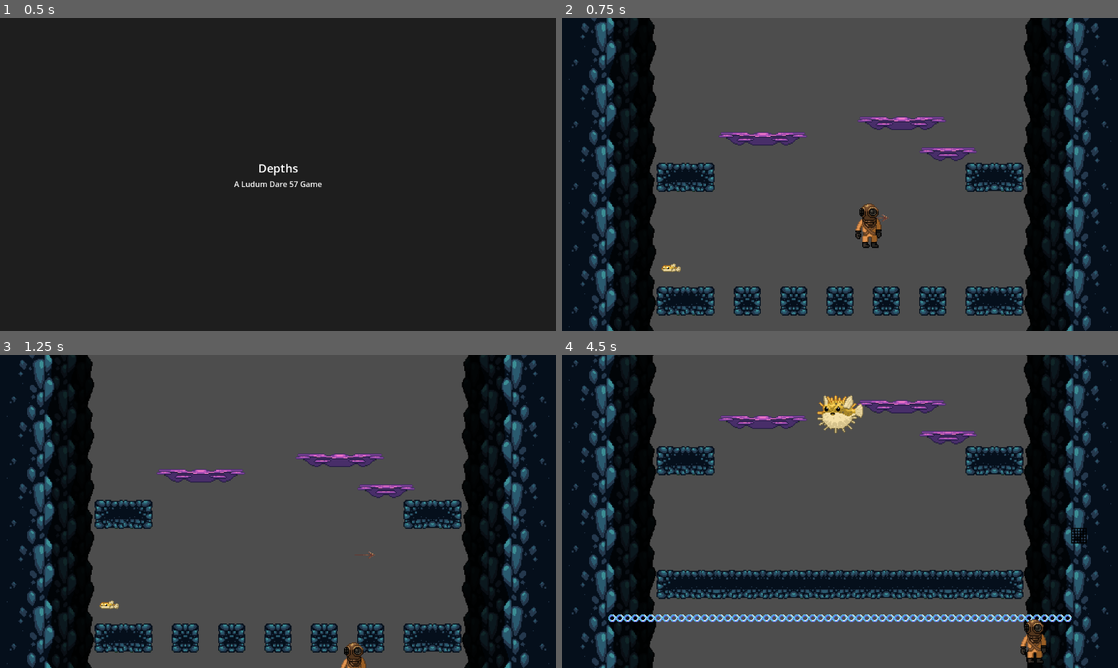
Above: before the commit, frames 1-4 (two rows, left to right).
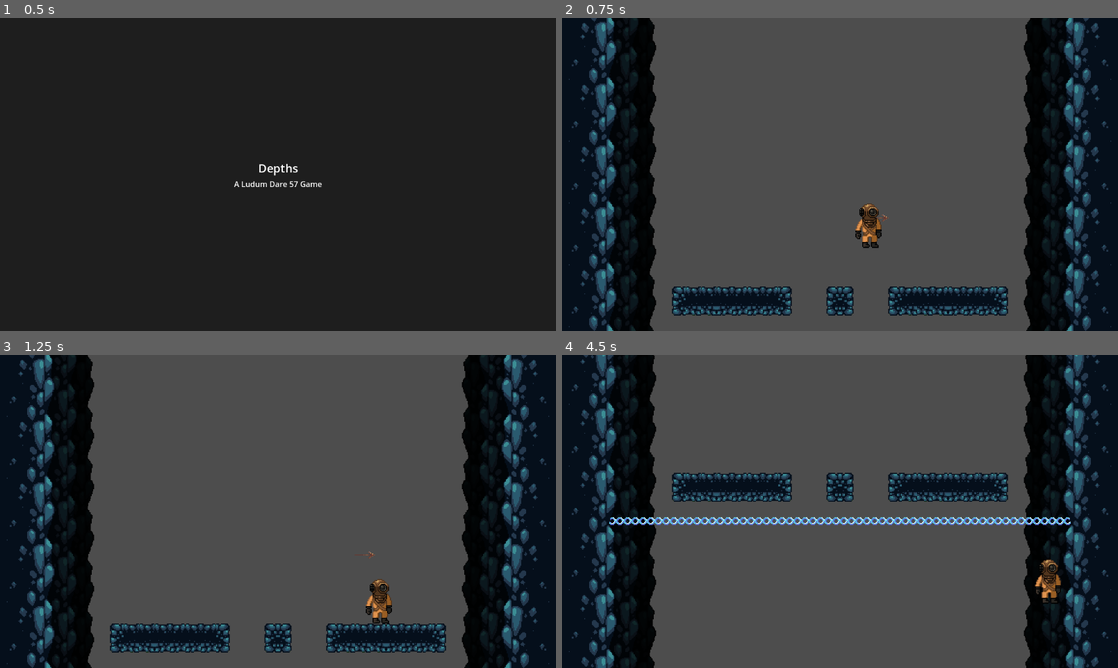
Above: after the commit, the same moments.

Repository: teamjakojaannos/ld57-depths
Game: Godot game, scene res://main.tscn
Same seed, same stepped clock (60 frames per second), same inputs: the game is played once before the commit and once after it.
Inputs:
- Up to frame 1 (0.5 s): no input
- Up to frame 2 (0.75 s): tap Enter (ui_accept) at 0.5 s; hold Right (right) from 0.53 s (still down); hold Z (attack_1) from 0.53 s (still down)
- Up to frame 3 (1.25 s): keep holding Right (right); keep holding Z (attack_1); tap Space (jump) at 0.77 s
- Up to frame 4 (4.5 s): release Z (attack_1) at 1.28 s; tap X (attack_2) at 1.35, 2.85, 4.35 s; tap Space (jump) at 1.52, 3.02, 3.77 s; release Right (right) at 2.03 s; hold Left (left) 2.03-2.78 s; hold Z (attack_1) 2.03-2.78 s; hold Right (right) 2.78-4.28 s; hold Z (attack_1) 3.53-4.28 s; hold Left (left) from 4.28 s (still down)

Frame 1 is identical in both runs. In frame 2, 6.8% of the frame differs, in the area x 17-83%, y 31-96%; in frame 3, 7.5%; in frame 4, 26%, in the area x 1-99%, y 0-100%.

Commit message:
pretentious objective overlay

Diff:
--- a/characters/player.gd
+++ b/characters/player.gd
@@ -2,7 +2,7 @@
 extends CharacterBody2D
 
 const SPEED = 150.0
-const JUMP_VELOCITY = -150.0
+const JUMP_VELOCITY = -250.0
 
 @export var max_hp = 10
 var hp = max_hp
--- a/levels/endless_level.gd
+++ b/levels/endless_level.gd
@@ -33,7 +33,7 @@
 	current_level = $Level
 	current_level.Finished.connect(next_level)
 
-	_generate_level.call_deferred(current_level)
+	# _generate_level.call_deferred(current_level)
 
 func _generate_level(level: Level) -> void:
 	level.generate(level_part_prefabs, enemy_prefabs)
@@ -73,6 +73,8 @@
 	transition.tween_property(Globals, "depth", Globals.depth + _level_height_total, transition_duration)
 	transition.tween_property(player, "position", player_goal_position, transition_duration)
 
+	$"../Overlay/ObjectiveOverlay".show_objective("KILL", "EVERY", "FISH")
+
 	await transition.finished
 
 	var old_level = current_level
--- a/levels/game.tscn
+++ b/levels/game.tscn
@@ -9,7 +9,10 @@
 [ext_resource type="PackedScene" uid="uid://c7cixyoixeqxe" path="res://characters/player.tscn" id="4_vpik0"]
 [ext_resource type="PackedScene" uid="uid://daf4ocofnmlcr" path="res://levels/generation/templates/platform_04.tscn" id="5_y7kp8"]
 [ext_resource type="Script" uid="uid://jcukg176hd42" path="res://levels/background.gd" id="10_yyd14"]
+[ext_resource type="Script" uid="uid://c7m15n72b5j4x" path="res://ui/objective_overlay.gd" id="11_5ycdb"]
 [ext_resource type="Texture2D" uid="uid://cka8hukkpfe5b" path="res://levels/wall.png" id="11_6f163"]
+[ext_resource type="Script" uid="uid://cb1rx1hhctwpd" path="res://ui/objective_label.gd" id="11_ughyh"]
+[ext_resource type="FontFile" uid="uid://bc6khdc35fsy" path="res://fonts/gothic_pixel/gothic_pixel.ttf" id="12_yyd14"]
 
 [sub_resource type="TileSetAtlasSource" id="TileSetAtlasSource_p0d6h"]
 texture = ExtResource("11_6f163")
@@ -23,6 +26,174 @@
 tile_size = Vector2i(64, 64)
 sources/0 = SubResource("TileSetAtlasSource_p0d6h")
 
+[sub_resource type="LabelSettings" id="LabelSettings_y7kp8"]
+font = ExtResource("12_yyd14")
+font_size = 48
+font_color = Color(0.57, 0.1425, 0.1425, 1)
+outline_size = 4
+outline_color = Color(0, 0, 0, 1)
+shadow_size = 8
+shadow_color = Color(0.24, 0, 0, 0.443137)
+shadow_offset = Vector2(2, 2)
+
+[sub_resource type="Animation" id="Animation_ughyh"]
+length = 0.001
+tracks/0/type = "value"
+tracks/0/imported = false
+tracks/0/enabled = true
+tracks/0/path = NodePath("ObjectiveOverlay/VBoxContainer/ObjectiveLine1:modulate")
+tracks/0/interp = 1
+tracks/0/loop_wrap = true
+tracks/0/keys = {
+"times": PackedFloat32Array(0),
+"transitions": PackedFloat32Array(1),
+"update": 0,
+"values": [Color(1, 1, 1, 1)]
+}
+tracks/1/type = "value"
+tracks/1/imported = false
+tracks/1/enabled = true
+tracks/1/path = NodePath("ObjectiveOverlay/VBoxContainer/ObjectiveLine2:modulate")
+tracks/1/interp = 1
+tracks/1/loop_wrap = true
+tracks/1/keys = {
+"times": PackedFloat32Array(0),
+"transitions": PackedFloat32Array(1),
+"update": 0,
+"values": [Color(1, 1, 1, 1)]
+}
+tracks/2/type = "value"
+tracks/2/imported = false
+tracks/2/enabled = true
+tracks/2/path = NodePath("ObjectiveOverlay/VBoxContainer/ObjectiveLine3:modulate")
+tracks/2/interp = 1
+tracks/2/loop_wrap = true
+tracks/2/keys = {
+"times": PackedFloat32Array(0),
+"transitions": PackedFloat32Array(1),
+"update": 0,
+"values": [Color(1, 1, 1, 1)]
+}
+tracks/3/type = "value"
+tracks/3/imported = false
+tracks/3/enabled = true
+tracks/3/path = NodePath("ObjectiveOverlay/VBoxContainer/ObjectiveLine1:slide_offset")
+tracks/3/interp = 1
+tracks/3/loop_wrap = true
+tracks/3/keys = {
+"times": PackedFloat32Array(0),
+"transitions": PackedFloat32Array(1),
+"update": 0,
+"values": [0.0]
+}
+tracks/4/type = "value"
+tracks/4/imported = false
+tracks/4/enabled = true
+tracks/4/path = NodePath("ObjectiveOverlay/VBoxContainer/ObjectiveLine2:slide_offset")
+tracks/4/interp = 1
+tracks/4/loop_wrap = true
+tracks/4/keys = {
+"times": PackedFloat32Array(0),
+"transitions": PackedFloat32Array(1),
+"update": 0,
+"values": [0.0]
+}
+tracks/5/type = "value"
+tracks/5/imported = false
+tracks/5/enabled = true
+tracks/5/path = NodePath("ObjectiveOverlay/VBoxContainer/ObjectiveLine3:slide_offset")
+tracks/5/interp = 1
+tracks/5/loop_wrap = true
+tracks/5/keys = {
+"times": PackedFloat32Array(0),
+"transitions": PackedFloat32Array(1),
+"update": 0,
+"values": [0.0]
+}
+
+[sub_resource type="Animation" id="Animation_y7kp8"]
+resource_name = "enter"
+length = 3.0
+step = 0.1
+tracks/0/type = "value"
+tracks/0/imported = false
+tracks/0/enabled = true
+tracks/0/path = NodePath("ObjectiveOverlay/VBoxContainer/ObjectiveLine1:modulate")
+tracks/0/interp = 0
+tracks/0/loop_wrap = true
+tracks/0/keys = {
+"times": PackedFloat32Array(0, 0.5, 3),
+"transitions": PackedFloat32Array(1, 1, 1),
+"update": 0,
+"values": [Color(1, 1, 1, 0), Color(1, 1, 1, 1), Color(1, 1, 1, 0)]
+}
+tracks/1/type = "value"
+tracks/1/imported = false
+tracks/1/enabled = true
+tracks/1/path = NodePath("ObjectiveOverlay/VBoxContainer/ObjectiveLine2:modulate")
+tracks/1/interp = 0
+tracks/1/loop_wrap = true
+tracks/1/keys = {
+"times": PackedFloat32Array(0, 1, 3),
+"transitions": PackedFloat32Array(1, 1, 1),
+"update": 0,
+"values": [Color(1, 1, 1, 0), Color(1, 1, 1, 1), Color(1, 1, 1, 0)]
+}
+tracks/2/type = "value"
+tracks/2/imported = false
+tracks/2/enabled = true
+tracks/2/path = NodePath("ObjectiveOverlay/VBoxContainer/ObjectiveLine3:modulate")
+tracks/2/interp = 0
+tracks/2/loop_wrap = true
+tracks/2/keys = {
+"times": PackedFloat32Array(0, 1.5, 3),
+"transitions": PackedFloat32Array(1, 1, 1),
+"update": 0,
+"values": [Color(1, 1, 1, 0), Color(1, 1, 1, 1), Color(1, 1, 1, 0)]
+}
+tracks/3/type = "value"
+tracks/3/imported = false
+tracks/3/enabled = true
+tracks/3/path = NodePath("ObjectiveOverlay/VBoxContainer/ObjectiveLine1:slide_offset")
+tracks/3/interp = 1
+tracks/3/loop_wrap = false
+tracks/3/keys = {
+"times": PackedFloat32Array(0, 2.4, 3),
+"transitions": PackedFloat32Array(1, -2, 1),
+"update": 0,
+"values": [0.0, 0.0, 1.0]
+}
+tracks/4/type = "value"
+tracks/4/imported = false
+tracks/4/enabled = true
+tracks/4/path = NodePath("ObjectiveOverlay/VBoxContainer/ObjectiveLine2:slide_offset")
+tracks/4/interp = 1
+tracks/4/loop_wrap = false
+tracks/4/keys = {
+"times": PackedFloat32Array(0, 2.4, 3),
+"transitions": PackedFloat32Array(1, -2, 1),
+"update": 0,
+"values": [0.0, 0.0, -1.0]
+}
+tracks/5/type = "value"
+tracks/5/imported = false
+tracks/5/enabled = true
+tracks/5/path = NodePath("ObjectiveOverlay/VBoxContainer/ObjectiveLine3:slide_offset")
+tracks/5/interp = 1
+tracks/5/loop_wrap = false
+tracks/5/keys = {
+"times": PackedFloat32Array(0, 2.4, 3),
+"transitions": PackedFloat32Array(1, -2, 1),
+"update": 0,
+"values": [0.0, 0.0, 1.0]
+}
+
+[sub_resource type="AnimationLibrary" id="AnimationLibrary_ughyh"]
+_data = {
+&"RESET": SubResource("Animation_ughyh"),
+&"enter": SubResource("Animation_y7kp8")
+}
+
 [node name="Main" type="Node2D"]
 
 [node name="EndlessLevel" type="Node2D" parent="."]
@@ -32,6 +203,8 @@
 enemy_prefabs = Array[PackedScene]([ExtResource("3_vpik0")])
 
 [node name="Level" parent="EndlessLevel" instance=ExtResource("1_748nt")]
+
+[node name="LevelPart" parent="EndlessLevel/Level/BottomLevelPart" index="0" instance=ExtResource("3_y7kp8")]
 
 [node name="Walls" type="Parallax2D" parent="EndlessLevel"]
 repeat_size = Vector2(0, 256)
@@ -97,3 +270,54 @@
 position = Vector2(0, -96)
 collision_layer = 2
 collision_mask = 1
+
+[node name="Overlay" type="CanvasLayer" parent="."]
+
+[node name="ObjectiveOverlay" type="Control" parent="Overlay"]
+layout_mode = 3
+anchors_preset = 15
+anchor_right = 1.0
+anchor_bottom = 1.0
+grow_horizontal = 2
+grow_vertical = 2
+script = ExtResource("11_5ycdb")
+
+[node name="VBoxContainer" type="VBoxContainer" parent="Overlay/ObjectiveOverlay"]
+layout_mode = 1
+anchors_preset = 14
+anchor_top = 0.5
+anchor_right = 1.0
+anchor_bottom = 0.5
+offset_top = -104.5
+offset_bottom = 104.5
+grow_horizontal = 2
+grow_vertical = 2
+
+[node name="ObjectiveLine1" type="Label" parent="Overlay/ObjectiveOverlay/VBoxContainer"]
+layout_mode = 2
+text = "KILL"
+label_settings = SubResource("LabelSettings_y7kp8")
+horizontal_alignment = 1
+script = ExtResource("11_ughyh")
+
+[node name="ObjectiveLine2" type="Label" parent="Overlay/ObjectiveOverlay/VBoxContainer"]
+layout_mode = 2
+text = "THEM"
+label_settings = SubResource("LabelSettings_y7kp8")
+horizontal_alignment = 1
+script = ExtResource("11_ughyh")
+
+[node name="ObjectiveLine3" type="Label" parent="Overlay/ObjectiveOverlay/VBoxContainer"]
+layout_mode = 2
+text = "ALL"
+label_settings = SubResource("LabelSettings_y7kp8")
+horizontal_alignment = 1
+script = ExtResource("11_ughyh")
+
+[node name="AnimationPlayer" type="AnimationPlayer" parent="Overlay/ObjectiveOverlay"]
+root_node = NodePath("../..")
+libraries = {
+&"": SubResource("AnimationLibrary_ughyh")
+}
+
+[editable path="EndlessLevel/Level"]
--- /dev/null
+++ b/ui/objective_label.gd
@@ -0,0 +1,12 @@
+@tool
+extends Label
+
+@export_range(-1.0, 1.0, 0.01)
+var slide_offset: float = 0.0:
+	get:
+		return slide_offset
+	set(value):
+		slide_offset = value
+
+		var bounds = get_rect()
+		position.x = bounds.size.x * slide_offset
--- /dev/null
+++ b/ui/objective_overlay.gd
@@ -0,0 +1,15 @@
+extends Control
+class_name ObjectiveOverlay
+
+# Called when the node enters the scene tree for the first time.
+func _ready() -> void:
+	visible = false
+
+func show_objective(line1: String, line2: String, line3: String) -> void:
+	visible = true
+
+	$VBoxContainer/ObjectiveLine1.text = line1
+	$VBoxContainer/ObjectiveLine2.text = line2
+	$VBoxContainer/ObjectiveLine3.text = line3
+
+	$AnimationPlayer.play("enter")
Binary file added: fonts/gothic_pixel/gothic_pixel.ttf
Not shown, added: fonts/gothic_pixel/gothic_pixel.ttf.import
Not shown: 1 places in levels/game.tscn that only renumber resources
Not shown, added: ui/objective_label.gd.uid
Not shown, added: ui/objective_overlay.gd.uid
Not shown, added: fonts/gothic_pixel/CREDITS
